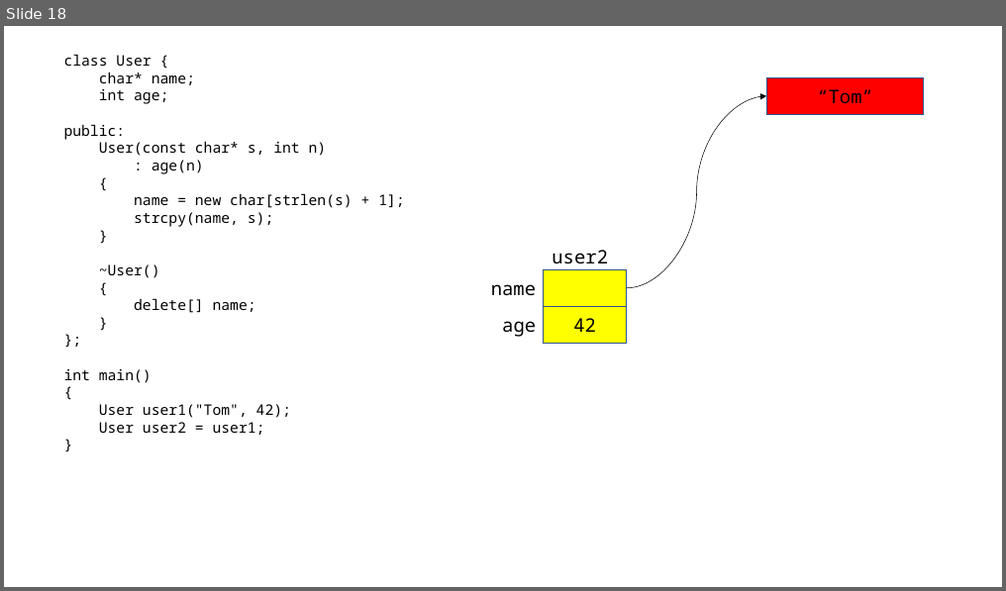
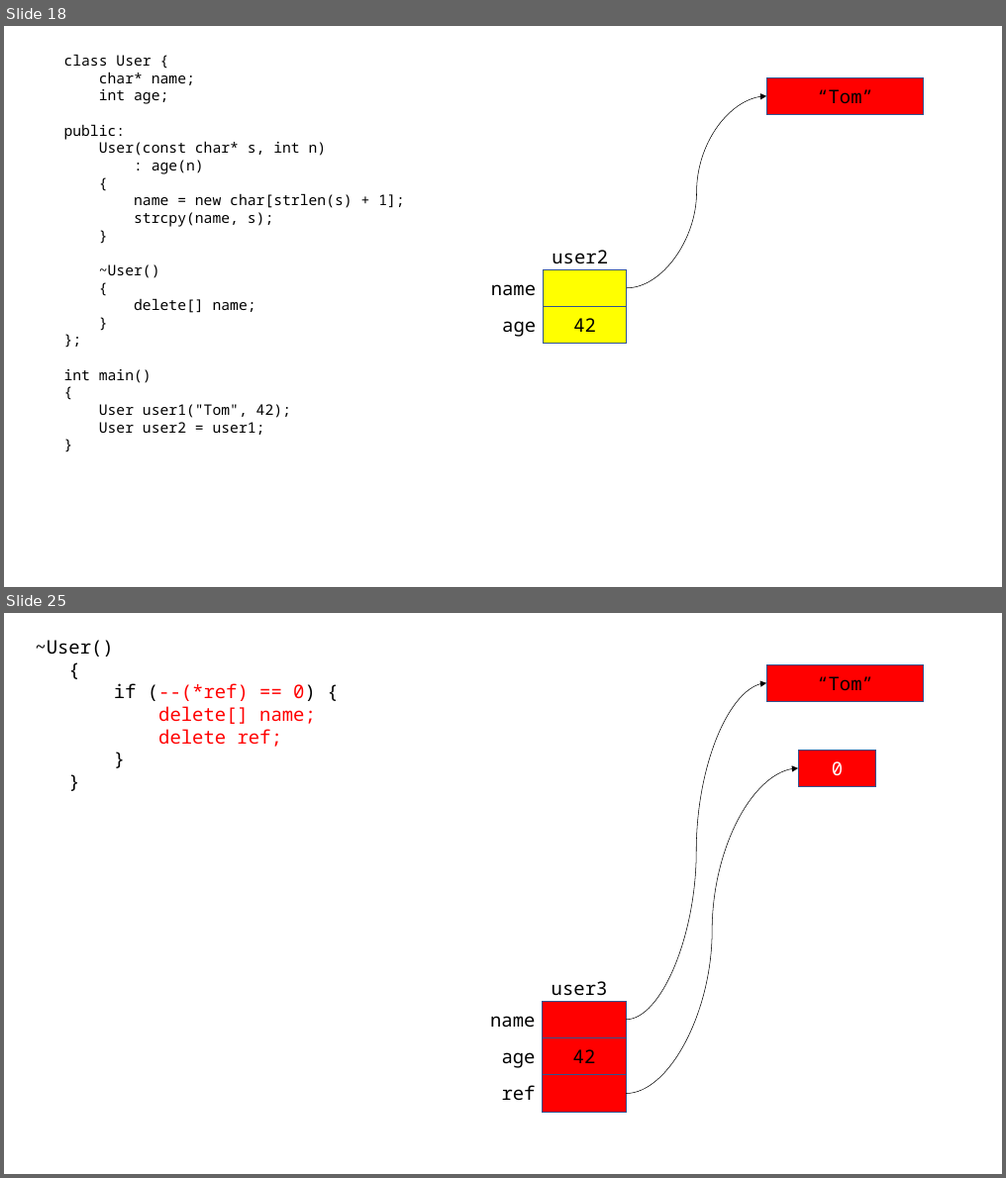
Before and after one commit to Mike7Chu/hyundai_230303, a slide deck: 230303.pptx. Shown one above the other, each under a label of ours: slide 18 before the commit, slides 18 and 25 after it; the slides between them are not shown. The pictures are 1006x591 and 1006x1178 pixels, drawn with LibreOffice and Linux fonts; fonts in the diff are those of the drawing. Boxes give left, top, right and bottom in pixels: in the first picture for what was removed or moved away, otherwise in the second. Text is boxed around its words. In the diff, an @@ line names an element or a change of style, - is before the commit and + after.

```diff
--- a/230303.pptx
+++ b/230303.pptx
@@ slide 25 added at [4, 613, 1002, 1174], background #FFFFFF @@
@@ text added at [35, 640, 316, 747], 18 pt, text #FF0000 @@
+~User()
+{
+if (--(*ref) == 0) {
+delete[] name;
+delete ref;
+}
+}
@@ rectangle added at [767, 664, 924, 701], fill #FF0000, outline #325491 1 pt, 18 pt, text #000000 @@
+“Tom”
@@ curved arrow added from (626, 1020) to (767, 683), #000000 0.5 pt @@
@@ rectangle added at [798, 750, 876, 786], fill #FF0000, outline #325491 1 pt, 18 pt, text #FFFFFF @@
+0
@@ curved arrow added from (626, 1093) to (798, 768), #000000 0.5 pt @@
@@ text added at [551, 981, 608, 1002], 18 pt, text #000000 @@
+user3
@@ text added at [490, 1016, 535, 1028], 18 pt, text #000000 @@
+name
@@ rectangle added at [543, 1001, 626, 1039], fill #FF0000, outline #325491 1 pt @@
@@ text added at [502, 1053, 536, 1068], 18 pt, text #000000 @@
+age
@@ rectangle added at [543, 1039, 626, 1075], fill #FF0000, outline #325491 1 pt, 18 pt, text #000000 @@
+42
@@ text added at [502, 1085, 536, 1100], 18 pt, text #000000 @@
+ref
@@ rectangle added at [543, 1075, 626, 1112], fill #FF0000, outline #325491 1 pt @@
```
Also in this commit, not shown: 6 other slides added, 2 other files.
